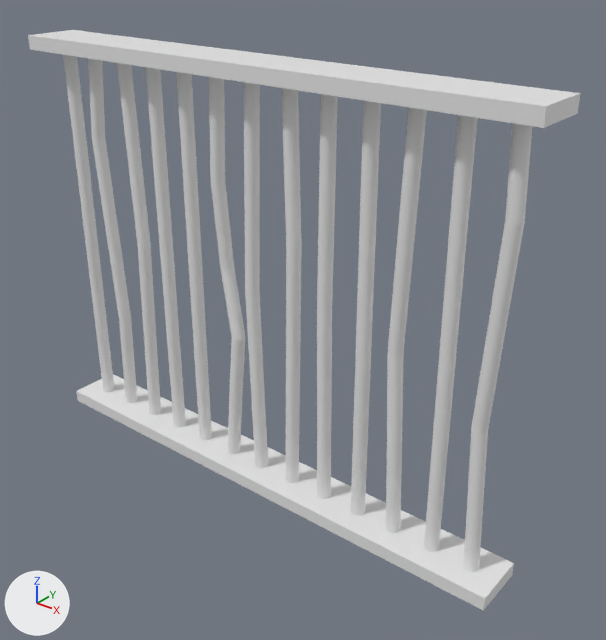
Renders of the Blender file Assets/Models/LevelObjects/Interactive/gate.blend from each side of a commit.
Both versions are drawn from a 50 mm camera at (3.57, -3.96, 3.85) aimed at (0.3, 0.13, 1.32). Lighting does not change. The marker at lower left points along +X, +Y and +Z.

Names of what the first picture shows: 'BarBottom', 'BarTop', 'Bars.001', 'Bars.002', 'Bars.003', 'Bars.004', 'Bars.005', 'Bars.006', 'Bars.007', 'Bars.008', 'Bars.009', 'Bars.010', 'Bars.011', 'Bars.012', 'Bars.013'.
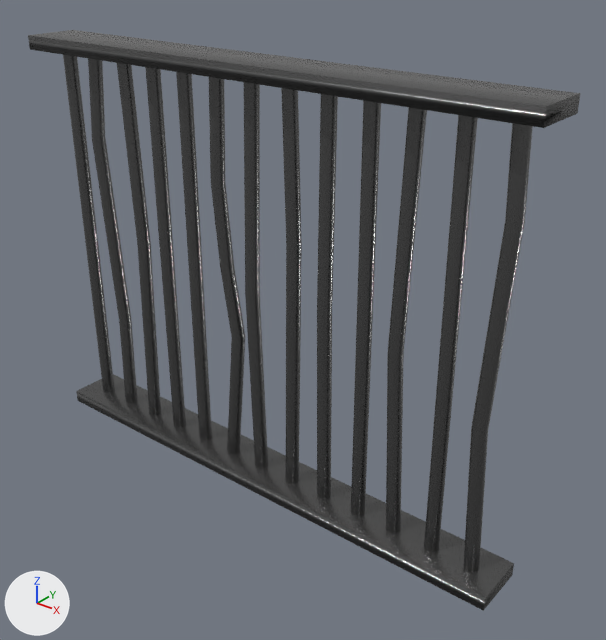
Commit message: improved 3d model of gate

Pixel boxes [x1, y1, x2, y2] of what changed, in the pictures (606 x 640 px):
'BarBottom', recoloured (white to grey)
    both: [76, 374, 514, 611]
'BarTop', recoloured, shading changed (white to grey)
    both: [28, 30, 580, 128]
'Bars.008', recoloured
    both: [464, 123, 533, 572]
'Bars.007', recoloured
    both: [424, 115, 478, 552]
'Bars.006', recoloured
    both: [386, 108, 427, 533]
'Bars.005', recoloured
    both: [351, 101, 381, 515]
'Bars.004', recoloured
    both: [317, 94, 338, 499]
'Bars.003', recoloured
    both: [281, 88, 302, 483]
'Bars.001', recoloured
    both: [244, 82, 268, 468]
'Bars.002', recoloured
    both: [209, 77, 245, 454]
'Bars.009', recoloured
    both: [176, 72, 212, 440]
'Bars.010', recoloured
    both: [145, 67, 186, 427]
'Bars.011', recoloured
    both: [117, 63, 161, 415]
'Bars.012', recoloured
    both: [88, 58, 137, 403]
'Bars.013', recoloured
    both: [63, 55, 115, 392]

Diff of the bpy script that builds the scene:
```diff
--- a/Assets/Models/LevelObjects/Interactive/gate.blend.py
+++ b/Assets/Models/LevelObjects/Interactive/gate.blend.py
@@ mat_metal @@
+mat_metal = principled_material('metal')
+mat_metal.base_color = (0.133, 0.133, 0.133)  # dark grey #666666
+mat_metal.metallic = 0.818
+mat_metal.roughness = 0.26
@@ me_cube_001 @@
 me_cube_001.from_pydata(...)  # 8 vertices, 6 faces; spans x -1.0..1.0, y -1.0..1.0, z -1.0..1.0
+me_cube_001.materials.append(mat_metal)  # dark grey #666666
@@ me_cube_002 @@
 me_cube_002.from_pydata(...)  # 8 vertices, 6 faces; spans x -1.0..1.0, y -1.0..1.0, z -1.0..1.0
 # used by ob_bartop; location = (0.0, 0.0, 3.0); scale = (2.0, 0.2, 0.05)
+# me_cube_002 part 1: all faces are now shaded smooth (6 of 6 changed)
+me_cube_002.materials.append(mat_metal)  # dark grey #666666
@@ me_cylinder_001 @@
 me_cylinder_001.from_pydata(...)  # 96 vertices, 66 faces; spans x 34.06..37.0, y -1.0..1.01, z -1.0..1.0
+me_cylinder_001.materials.append(mat_metal)  # dark grey #666666
@@ me_cylinder_002 @@
 me_cylinder_002.from_pydata(...)  # 160 vertices, 130 faces; spans x 28.28..33.11, y -1.02..1.57, z -1.0..1.0
+me_cylinder_002.materials.append(mat_metal)  # dark grey #666666
@@ me_cylinder_003 @@
 me_cylinder_003.from_pydata(...)  # 96 vertices, 66 faces; spans x 41.0..43.7, y -1.14..1.0, z -1.0..1.0
+me_cylinder_003.materials.append(mat_metal)  # dark grey #666666
@@ me_cylinder_004 @@
 me_cylinder_004.from_pydata(...)  # 96 vertices, 66 faces; spans x 46.7..49.0, y -1.02..1.0, z -1.0..1.0
+me_cylinder_004.materials.append(mat_metal)  # dark grey #666666
@@ me_cylinder_005 @@
 me_cylinder_005.from_pydata(...)  # 64 vertices, 34 faces; spans x 53.0..55.0, y -1.0..1.0, z -1.0..1.0
+me_cylinder_005.materials.append(mat_metal)  # dark grey #666666
@@ me_cylinder_006 @@
 me_cylinder_006.from_pydata(...)  # 96 vertices, 66 faces; spans x 57.6..61.0, y -1.0..1.32, z -1.0..1.0
+me_cylinder_006.materials.append(mat_metal)  # dark grey #666666
@@ me_cylinder_007 @@
 me_cylinder_007.from_pydata(...)  # 64 vertices, 34 faces; spans x 65.0..67.0, y -1.0..1.0, z -1.0..1.0
+me_cylinder_007.materials.append(mat_metal)  # dark grey #666666
@@ me_cylinder_008 @@
 me_cylinder_008.from_pydata(...)  # 128 vertices, 98 faces; spans x 69.91..73.54, y -1.15..1.31, z -1.0..1.0
+me_cylinder_008.materials.append(mat_metal)  # dark grey #666666
@@ me_cylinder_009 @@
 me_cylinder_009.from_pydata(...)  # 64 vertices, 34 faces; spans x 23.0..25.0, y -1.0..1.0, z -1.0..1.0
+me_cylinder_009.materials.append(mat_metal)  # dark grey #666666
@@ me_cylinder_010 @@
 me_cylinder_010.from_pydata(...)  # 64 vertices, 34 faces; spans x 17.0..19.0, y -1.0..1.0, z -1.0..1.0
+me_cylinder_010.materials.append(mat_metal)  # dark grey #666666
@@ me_cylinder_011 @@
 me_cylinder_011.from_pydata(...)  # 96 vertices, 66 faces; spans x 11.0..14.23, y -1.22..1.0, z -1.0..1.0
+me_cylinder_011.materials.append(mat_metal)  # dark grey #666666
@@ me_cylinder_012 @@
 me_cylinder_012.from_pydata(...)  # 128 vertices, 98 faces; spans x 3.64..7.45, y -1.0..1.1, z -1.0..1.0
+me_cylinder_012.materials.append(mat_metal)  # dark grey #666666
@@ me_cylinder_013 @@
 me_cylinder_013.from_pydata(...)  # 64 vertices, 34 faces; spans x -1.0..1.0, y -1.0..1.0, z -1.0..1.0
+me_cylinder_013.materials.append(mat_metal)  # dark grey #666666
```
